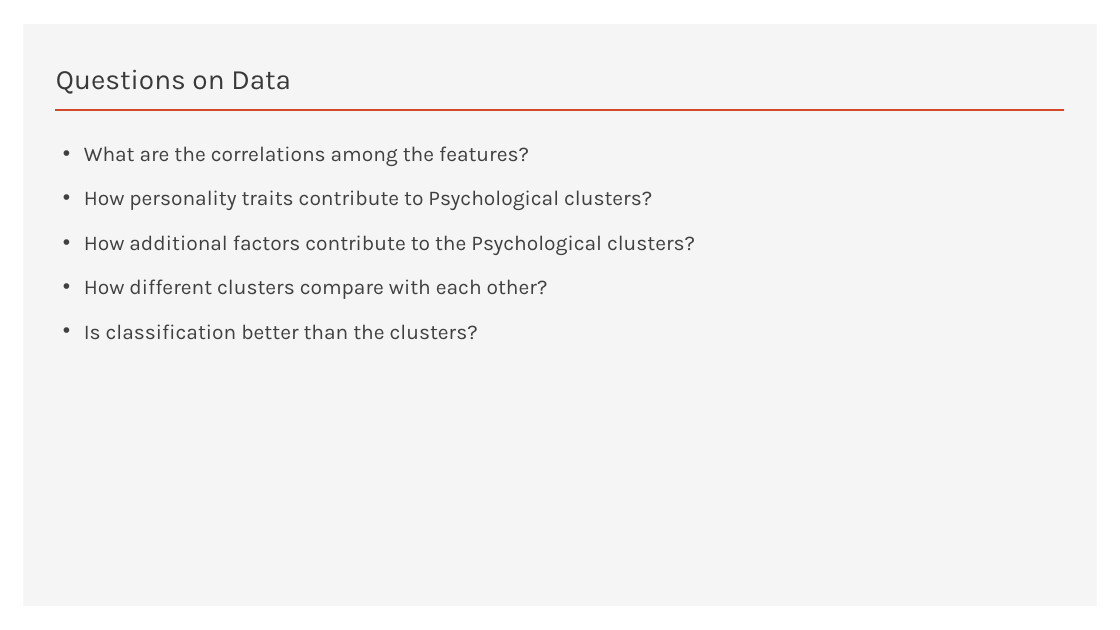
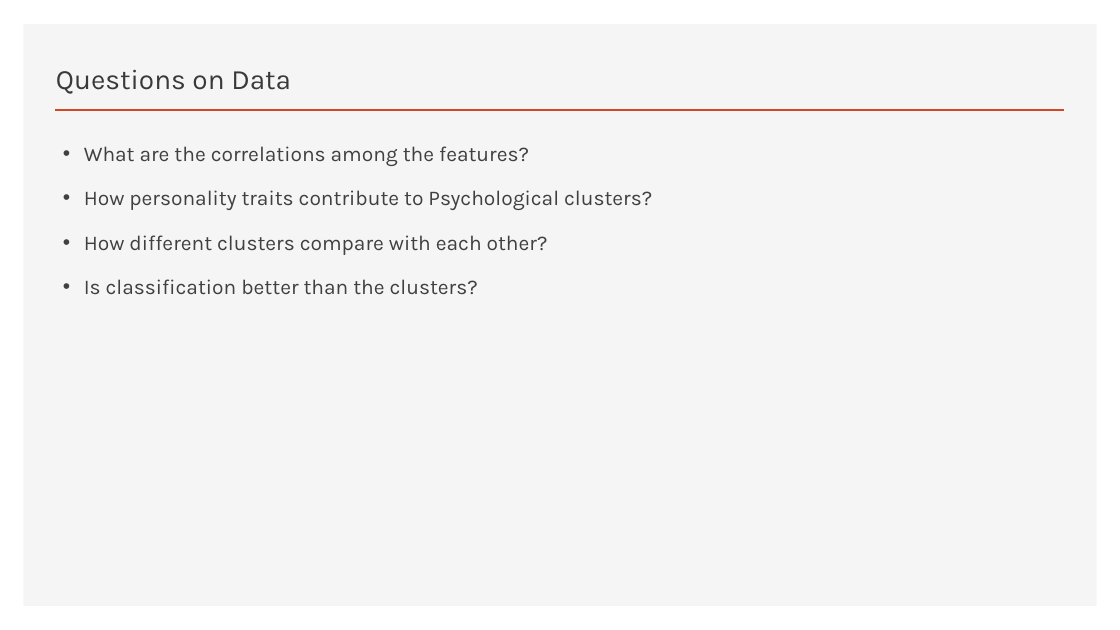
Before and after one commit to damuakula/FinalProject, a slide deck: slide 3 of PyschRegionsUS.pptx. Drawn at 1120x630 pixels with LibreOffice and Linux fonts; fonts in the diff are those of the drawing. Boxes give left, top, right and bottom in pixels: in the first picture for what was removed or moved away, otherwise in the second. Text is boxed around its words. In the diff, an @@ line names an element or a change of style, - is before the commit and + after.

```diff
--- a/PyschRegionsUS.pptx
+++ b/PyschRegionsUS.pptx
@@ text at (84,235,695,255): paragraph removed @@
-• How additional factors contribute to the Psychological clusters?
```
Also in this commit, not shown: 9 other slides changed, 1 slide removed, 1 other file.
